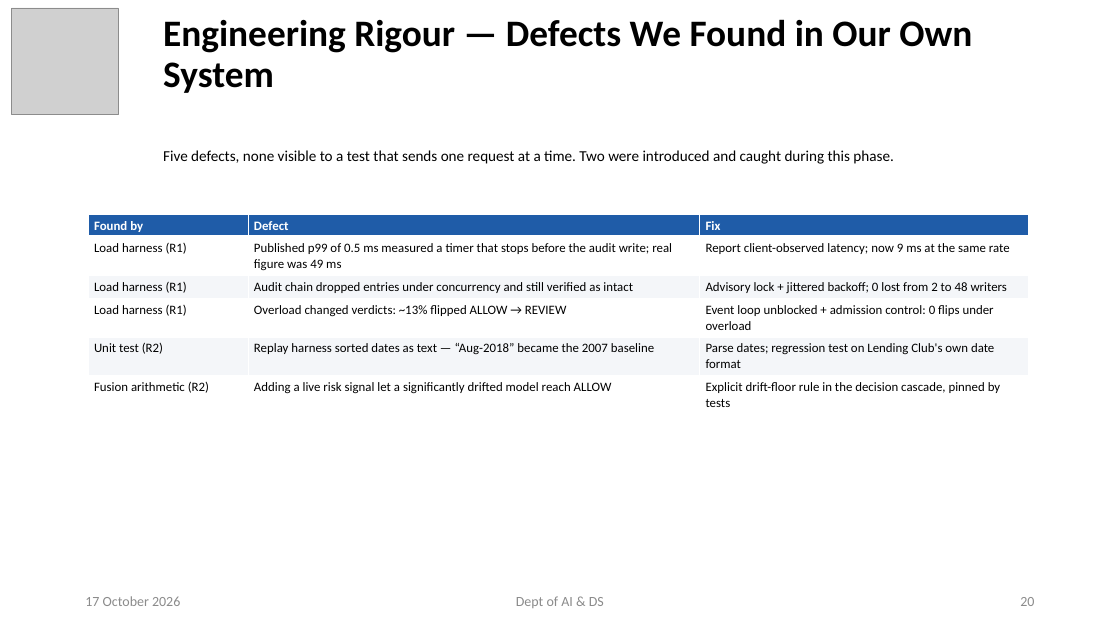
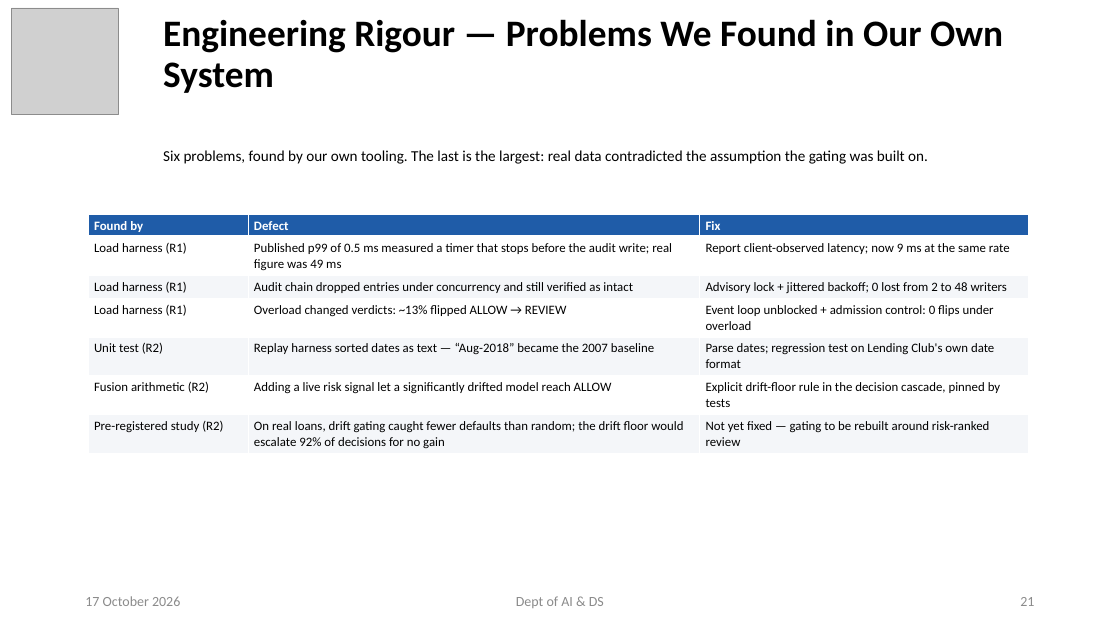
Before and after one commit to ayushpandey0201/custos, a slide deck: slide 21 of docs/presentations/Custos_Phase2_Review2.pptx (slide 20 before the commit). Drawn at 1120x630 pixels with LibreOffice and Linux fonts; fonts in the diff are those of the drawing; grey boxes stand for pictures. Boxes give left, top, right and bottom in pixels: in the first picture for what was removed or moved away, otherwise in the second. Text is boxed around its words. In the diff, an @@ line names an element or a change of style, - is before the commit and + after.

```diff
--- a/docs/presentations/Custos_Phase2_Review2.pptx
+++ b/docs/presentations/Custos_Phase2_Review2.pptx
@@ title at box(163, 19, 1003, 93): text changed @@
-Engineering Rigour — Defects We Found in Our Own System
+Engineering Rigour — Problems We Found in Our Own System
@@ subtitle at box(163, 150, 928, 164): text changed @@
-Five defects, none visible to a test that sends one request at a time. Two were introduced and caught during this phase.
+Six problems, found by our own tooling. The last is the largest: real data contradicted the assumption the gating was built on.
@@ table at box(88, 214, 1029, 452) @@
+row 7: Pre-registered study (R2) | On real loans, drift gating caught fewer defaults than random; the drift floor would escalate 92% of decisions for no gain | Not yet fixed — gating to be rebuilt around risk-ranked review
@@ page number at box(1020, 597, 1034, 606): text changed @@
-20
+21
```
Also in this commit, not shown: 8 other slides changed, 2 slides added, 6 other files.
